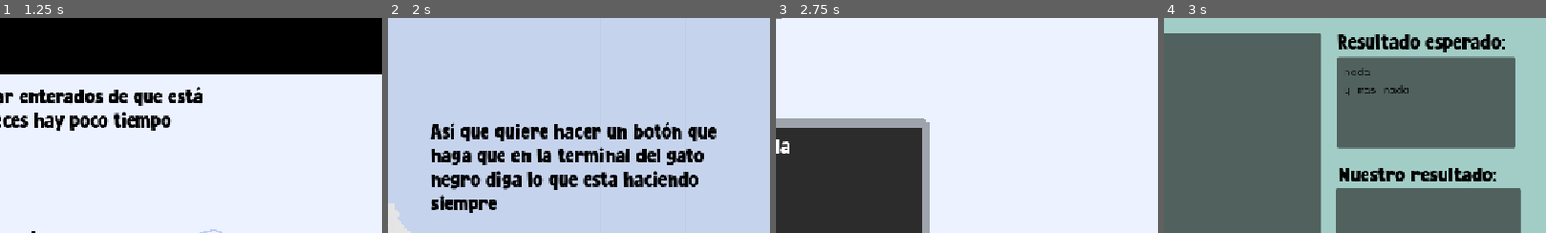
Above: before the commit, frames 1-4 (left to right).
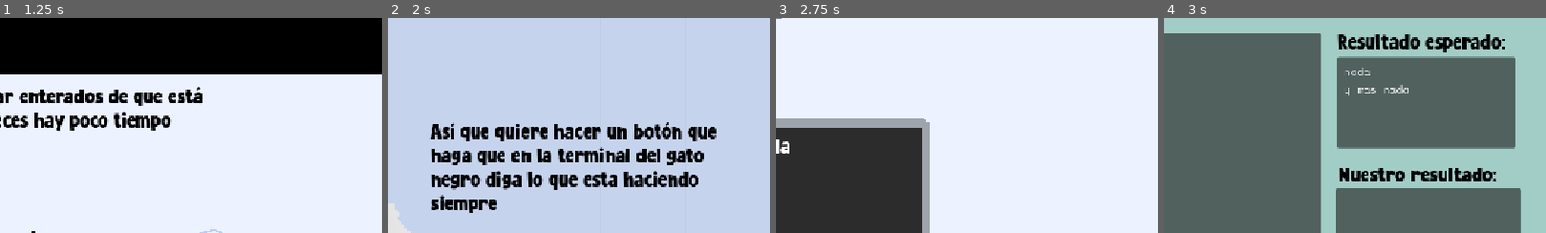
Above: after the commit, the same moments.

Repository: AndresDavidCalderon/gatogramacion
Game: Godot game, scene res://main_menu/main_menu.tscn
Same seed, same stepped clock (60 frames per second), same inputs: the game is played once before the commit and once after it.
Inputs:
- Up to frame 1 (1.25 s): click "Hola mundo" at 0.5 s
- Up to frame 2 (2 s): click "Siguiente" at 1.25 s
- Up to frame 3 (2.75 s): click "Siguiente" at 2 s
- Up to frame 4 (3 s): click "Siguiente" at 2.75 s
The pictures show only the part of the screen within x 50-100%, y 0-50%; the shares and areas given below are measured in that part.

Frames 1-3 are identical in both runs. In frame 4, 0.3% of the frame differs, in the area x 47-64%, y 23-36%.

Commit message:
execute python

Diff:
--- /dev/null
+++ b/levels/challenge.gd
@@ -0,0 +1,34 @@
+extends Control
+
+signal execution_finished(result:String)
+
+var running_thread: Thread
+
+# Called when the node enters the scene tree for the first time.
+func _ready() -> void:
+	pass # Replace with function body.
+
+func _process(_delta: float) -> void:
+	if running_thread and not running_thread.is_alive():
+		var result = running_thread.wait_to_finish()
+		emit_signal("execution_finished", result)
+		$RealResult/MarginContainer/Label.text=result
+		running_thread = null
+
+
+func _on_run_button_pressed() -> void:
+	var file= FileAccess.open("user://code.py", FileAccess.WRITE)
+	if file:
+		file.store_string($CodeInput.text)
+		file.close()
+	else:
+		print("Error opening file")
+
+	running_thread = Thread.new()
+	running_thread.start(run_python.bind($CodeInput.text))
+
+
+func run_python(code:String)-> String:
+	var result=[]
+	OS.execute("python3", [OS.get_user_data_dir() + "/code.py"],result,true)
+	return result[0]
--- a/levels/reports.tscn
+++ b/levels/reports.tscn
@@ -12,6 +12,7 @@
 [ext_resource type="Texture2D" uid="uid://dod70oqdlad08" path="res://assets/terminal_message.png" id="8_2shi2"]
 [ext_resource type="Texture2D" uid="uid://bk3kcj0v1gcu6" path="res://assets/white_playing_with_ball_standing.png" id="9_cqi0i"]
 [ext_resource type="Texture2D" uid="uid://csin305uua058" path="res://assets/run_button.png" id="10_welot"]
+[ext_resource type="Script" uid="uid://c6cybvy57c3xq" path="res://levels/challenge.gd" id="11_2j4e5"]
 [ext_resource type="Texture2D" uid="uid://dpfhpnlf1qr85" path="res://assets/white_playing_with_ball_tapping_standing.png" id="11_mayk3"]
 [ext_resource type="Texture2D" uid="uid://re8105hhc7cq" path="res://assets/high_dpi/curved_arrow.png" id="12_g7ooy"]
 
@@ -20,6 +21,7 @@
 Label/colors/font_color = Color(0, 0, 0, 1)
 Label/font_sizes/font_size = 32
 consoleLabel/base_type = &"Label"
+consoleLabel/colors/font_color = Color(1, 1, 1, 1)
 consoleLabel/font_sizes/font_size = 16
 consoleLabel/fonts/font = ExtResource("1_oec3d")
 
@@ -36,6 +38,7 @@
 script = ExtResource("3_idiem")
 
 [node name="Slides" type="Control" parent="." unique_id=1853959380]
+visible = false
 layout_mode = 1
 anchors_preset = 15
 anchor_right = 1.0
@@ -221,13 +224,13 @@
 text = "Siguiente"
 
 [node name="Challenge" type="Control" parent="." unique_id=1860338072]
-visible = false
-layout_mode = 1
-anchors_preset = 15
-anchor_right = 1.0
-anchor_bottom = 1.0
-grow_horizontal = 2
-grow_vertical = 2
+layout_mode = 1
+anchors_preset = 15
+anchor_right = 1.0
+anchor_bottom = 1.0
+grow_horizontal = 2
+grow_vertical = 2
+script = ExtResource("11_2j4e5")
 
 [node name="ColorRect" type="ColorRect" parent="Challenge" unique_id=1825490730]
 layout_mode = 1
@@ -321,7 +324,7 @@
 grow_vertical = 2
 text = "Nuestro resultado:"
 
-[node name="TextEdit" type="TextEdit" parent="Challenge" unique_id=172926963]
+[node name="CodeInput" type="TextEdit" parent="Challenge" unique_id=172926963]
 layout_mode = 1
 anchors_preset = 15
 anchor_right = 1.0
@@ -381,6 +384,8 @@
 [node name="Label" type="Label" parent="Challenge/RealResult/MarginContainer" unique_id=1237049563]
 layout_mode = 2
 size_flags_vertical = 1
+theme_type_variation = &"consoleLabel"
 
 [connection signal="finished" from="Slides" to="." method="_on_slides_finished"]
 [connection signal="pressed" from="Slides/Next" to="Slides" method="_on_next_pressed"]
+[connection signal="pressed" from="Challenge/RunButton" to="Challenge" method="_on_run_button_pressed"]
Not shown, added: levels/challenge.gd.uid
